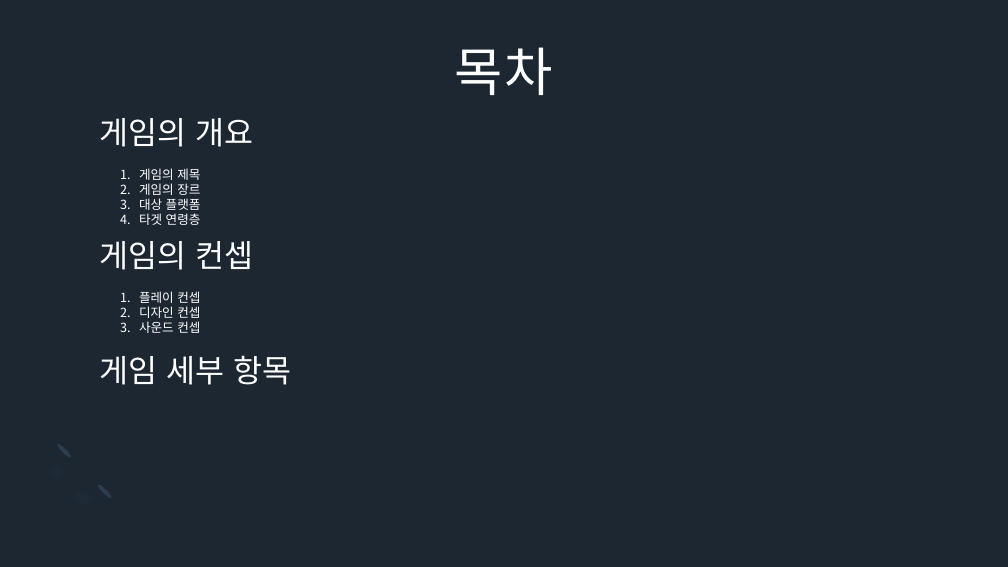
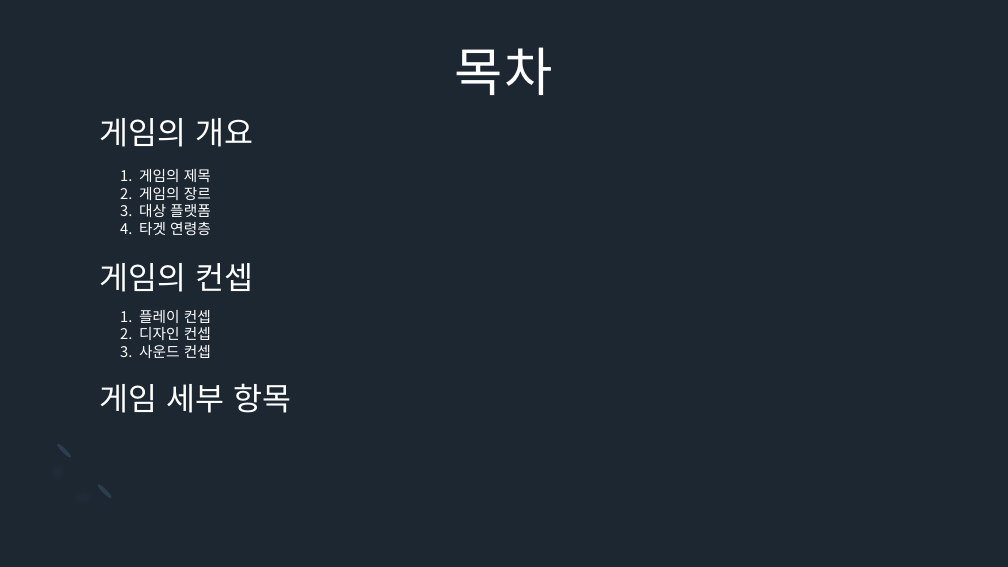
Before and after one commit to Icloy/2D_Roguelike, a slide deck: slide 2 of 기획서.pptx. Drawn at 1008x567 pixels with LibreOffice and Linux fonts; fonts in the diff are those of the drawing. Boxes give left, top, right and bottom in pixels: in the first picture for what was removed or moved away, otherwise in the second. Text is boxed around its words. In the diff, an @@ line names an element or a change of style, - is before the commit and + after.

```diff
--- a/기획서.pptx
+++ b/기획서.pptx
@@ text "게임의 제목" at [139,169,211,235]: size 12 to 14 pt @@
@@ text "게임의 컨셉": place and size @@
-text "게임의 컨셉" at [100,241,253,270]
+text "게임의 컨셉" at [100,263,253,292]
@@ text "플레이 컨셉" at [139,310,211,358]: size 12 to 14 pt @@
@@ text "플레이 컨셉": place and size @@
-text "플레이 컨셉" at [139,291,200,333]
+text "플레이 컨셉" at [139,310,211,358]
@@ text "게임 세부 항목": place and size @@
-text "게임 세부 항목" at [100,355,291,385]
+text "게임 세부 항목" at [100,383,291,413]
```
Also in this commit, not shown: 3 other slides changed, 1 slide added.
